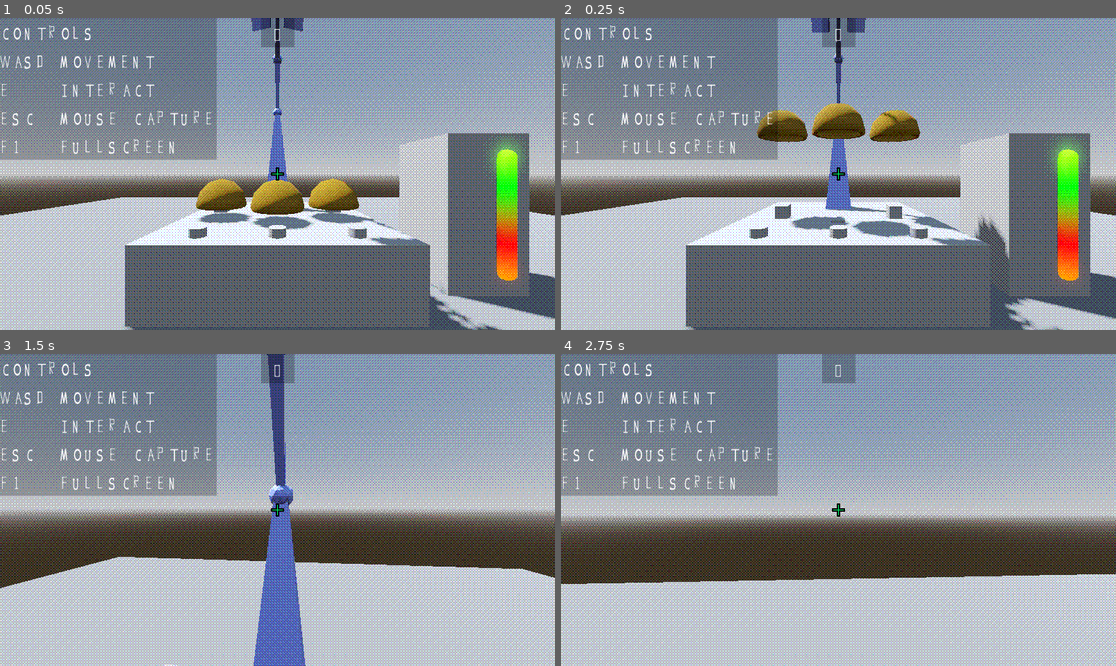
Above: before the commit, frames 1-4 (two rows, left to right).
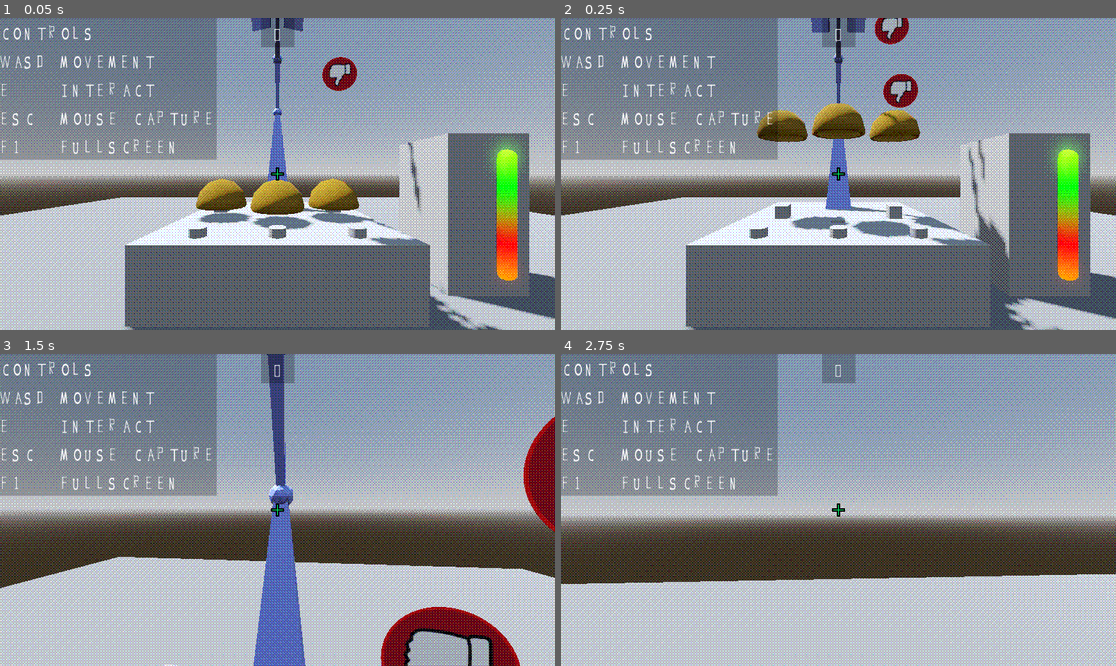
Above: after the commit, the same moments.

Repository: anniesanap/COMP-360-Group-2-Assignment-4
Game: Godot game, scene res://root.tscn
Same seed, same stepped clock (60 frames per second), same inputs: the game is played once before the commit and once after it.
Inputs (mouse positions are in pixels of both pictures, inside the frame that each line leads up to):
- Up to frame 1 (0.05 s): no input
- Up to frame 2 (0.25 s): no input
- Up to frame 3 (1.5 s): move the mouse to (305, 510) at 0.52 s; hold E (interact) 0.53-1.28 s; hold W (move_forward) from 0.53 s (still down); tap Space (jump) at 0.77 s; move the mouse to (249, 510) at 1.27 s; tap E (interact) at 1.35 s
- Up to frame 4 (2.75 s): keep holding W (move_forward); tap Space (jump) at 1.52 s; move the mouse to (849, 503) at 2.02 s; hold E (interact) from 2.03 s (still down)

The runs differ from the first frame. In frame 1, 0.6% of the frame differs, in the area x 58-77%, y 12-65%; in frame 2, 1.0%; in frame 3, 4.3%, in the area x 68-100%, y 20-100%; in frame 4, nothing differs.

Commit message:
Losing particle systems

Diff:
--- /dev/null
+++ b/Assets/thumbs_down.gdshader
@@ -0,0 +1,26 @@
+shader_type spatial;
+
+uniform sampler2D thumb_texture;
+uniform float scale_factor : hint_range(0.1, 5.0);  // Allows you to scale the texture
+
+void fragment() {
+    vec2 uv_coords = UV;
+
+    // Check if the fragment is on the top or bottom face of the cylinder
+    if (uv_coords.y > 0.8 || uv_coords.y < 0.8) {
+        // Apply the scaling to the UV coordinates
+        uv_coords *= scale_factor;  // Scale the texture coordinates
+
+        // Wrap the texture horizontally to avoid stretching if the UVs go beyond the [0.0, 1.0] range
+        uv_coords.x = mod(uv_coords.x, 1.0);
+
+        // Sample the texture at the adjusted coordinates
+        vec4 thumb_color = texture(thumb_texture, uv_coords);
+
+        // Set the color of the fragment to the texture's color
+        ALBEDO = thumb_color.rgb;
+    } else {
+        // For the side faces, set the color to white (or any other color for the sides)
+        ALBEDO = vec3(1.0, 1.0, 1.0);
+    }
+}
--- a/root.tscn
+++ b/root.tscn
@@ -6,6 +6,7 @@
 [ext_resource type="Script" path="res://bowl.gd" id="1_ysd7s"]
 [ext_resource type="Script" path="res://button.gd" id="2_xlyjr"]
 [ext_resource type="PackedScene" uid="uid://t5hax2alo2c4" path="res://coin_explosion.tscn" id="3_li3ox"]
+[ext_resource type="PackedScene" uid="uid://cevwv1hqxvffg" path="res://thumbs_down.tscn" id="4_jt46i"]
 [ext_resource type="Shader" path="res://buttonShader.gdshader" id="5_bryx5"]
 [ext_resource type="Shader" path="res://dither.gdshader" id="7_x1o7q"]
 [ext_resource type="Script" path="res://lives_counter.gd" id="8_fr3re"]
@@ -679,6 +680,10 @@
 
 [node name="coin explosion" parent="bowl1" instance=ExtResource("3_li3ox")]
 
+[node name="thumbs_down" parent="bowl1" instance=ExtResource("4_jt46i")]
+transform = Transform3D(-0.118219, -0.992983, -0.00318465, 0.0180849, 0.00105354, -0.999836, 0.992823, -0.118257, 0.0178334, 0.349532, 1.99793, 0.0170619)
+emitting = false
+
 [node name="bowl2" type="RigidBody3D" parent="." groups=["bowls"]]
 transform = Transform3D(1, 0, 0, 0, 1, 0, 0, 0, 1, 0, 1, 0)
 script = ExtResource("1_ysd7s")
@@ -712,6 +717,10 @@
 
 [node name="coin explosion" parent="bowl2" instance=ExtResource("3_li3ox")]
 
+[node name="thumbs_down" parent="bowl2" instance=ExtResource("4_jt46i")]
+transform = Transform3D(-0.118219, -0.992983, -0.00318465, 0.0180849, 0.00105354, -0.999836, 0.992823, -0.118257, 0.0178334, 0.349532, 1.99793, 0.092804)
+emitting = false
+
 [node name="bowl3" type="RigidBody3D" parent="." groups=["bowls"]]
 transform = Transform3D(1, 0, 0, 0, 1, 0, 0, 0, 1, 0.3, 1, 0.9)
 script = ExtResource("1_ysd7s")
@@ -744,6 +753,9 @@
 shape = SubResource("ConvexPolygonShape3D_xr2vu")
 
 [node name="coin explosion" parent="bowl3" instance=ExtResource("3_li3ox")]
+
+[node name="thumbs_down" parent="bowl3" instance=ExtResource("4_jt46i")]
+transform = Transform3D(-0.118219, -0.992983, -0.00318465, 0.0180849, 0.00105354, -0.999836, 0.992823, -0.118257, 0.0178334, 0.349532, 1.99793, 0.0567894)
 
 [node name="arm" type="Node3D" parent="."]
 transform = Transform3D(-4.37114e-08, 0, 1, 0, 1, 0, -1, 0, -4.37114e-08, 1.2, 0.8, 0)
--- /dev/null
+++ b/thumbs_down.gd
@@ -0,0 +1,36 @@
+extends GPUParticles3D
+
+# Variables for particle settings
+var particle_amount = 6
+var velocity_min = 0.0
+var velocity_max = 0
+var explosion_radius = 11.0
+var spread = 0
+var spread_angle_min = 0
+var spread_angle_max = 0
+
+func _ready():
+	# Create and assign a ParticleProcessMaterial
+	var particles_material = ParticleProcessMaterial.new()
+	process_material = particles_material
+
+	# Configure emission shape
+	particles_material.emission_shape = ParticleProcessMaterial.EMISSION_SHAPE_SPHERE
+	particles_material.emission_sphere_radius = 0.4
+
+
+
+	# Configure particle properties
+	#particles_material.lifetime = 2.0
+	#particles_material.lifetime_randomness = 0.5
+	particles_material.initial_velocity_min = velocity_min
+	particles_material.initial_velocity_max = velocity_max
+	particles_material.angle_min = spread_angle_min
+	particles_material.angle_max = spread_angle_max
+	#particles_material.spread = spread
+	particles_material.gravity = Vector3(0, -10, 0)
+
+	# Set particle system position and other properties
+	#transform.origin = hardcoded_position
+	amount = particle_amount
+	one_shot = true  # Emit particles only once
--- /dev/null
+++ b/thumbs_down.tscn
@@ -0,0 +1,25 @@
+[gd_scene load_steps=7 format=3 uid="uid://cevwv1hqxvffg"]
+
+[ext_resource type="Shader" path="res://Assets/thumbs_down.gdshader" id="1_gf0k6"]
+[ext_resource type="Texture2D" uid="uid://hi6wdtpwjm8w" path="res://Assets/thumbs_down.png" id="2_wg8fj"]
+[ext_resource type="Script" path="res://thumbs_down.gd" id="3_mhg6p"]
+
+[sub_resource type="ParticleProcessMaterial" id="ParticleProcessMaterial_dti2t"]
+
+[sub_resource type="ShaderMaterial" id="ShaderMaterial_g6a1g"]
+render_priority = 0
+shader = ExtResource("1_gf0k6")
+shader_parameter/scale_factor = 2.0
+shader_parameter/thumb_texture = ExtResource("2_wg8fj")
+
+[sub_resource type="CylinderMesh" id="CylinderMesh_rhms1"]
+material = SubResource("ShaderMaterial_g6a1g")
+top_radius = 0.3
+bottom_radius = 0.3
+height = 0.001
+
+[node name="thumbs_down" type="GPUParticles3D"]
+transform = Transform3D(-0.118219, -0.992983, -0.00318465, 0.0180849, 0.00105354, -0.999836, 0.992823, -0.118257, 0.0178334, 2.92332, 4.2952, 1.54879)
+process_material = SubResource("ParticleProcessMaterial_dti2t")
+draw_pass_1 = SubResource("CylinderMesh_rhms1")
+script = ExtResource("3_mhg6p")
Binary file added: Assets/thumbs_down.png
Not shown, added: Assets/thumbs_down.png.import
